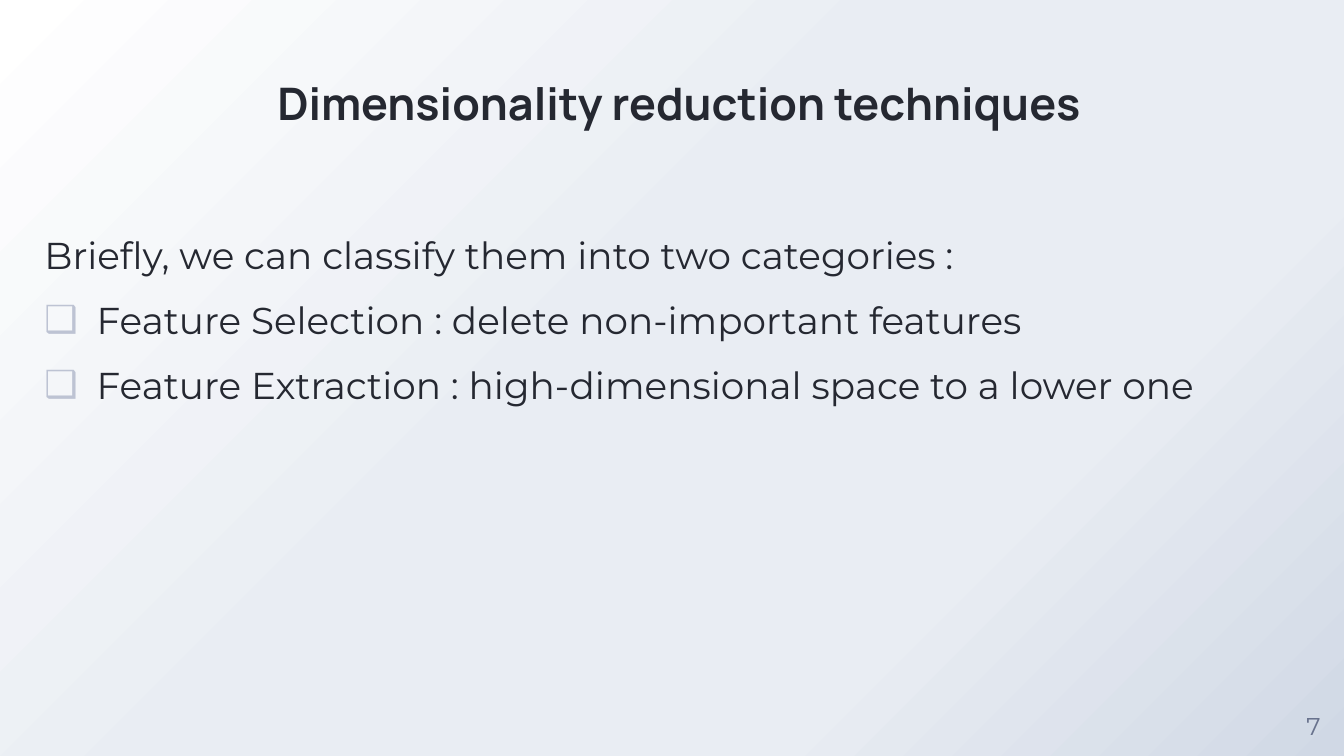
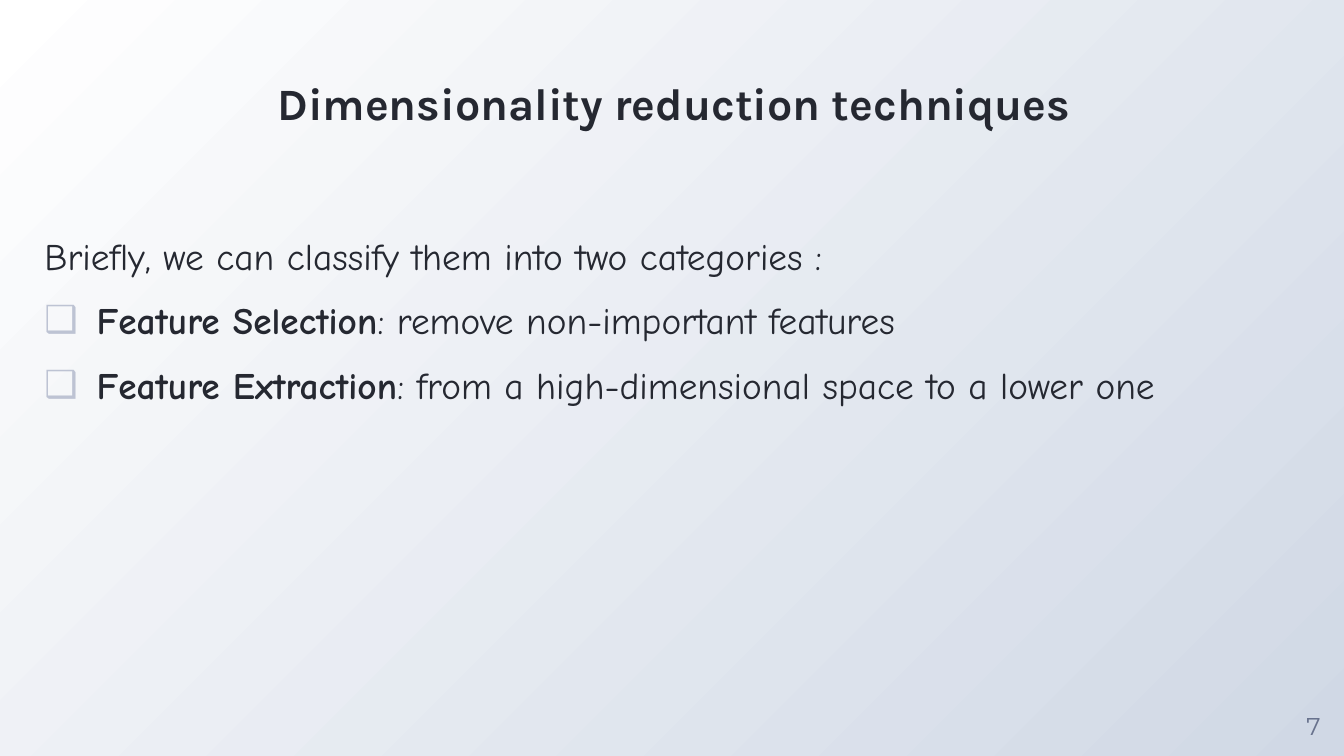
Before and after one commit to whalit/SFML-Project, a slide deck: slide 7 of PPT presentation.pptx. Drawn at 1344x756 pixels with LibreOffice and Linux fonts; fonts in the diff are those of the drawing; background and template pictures are left out. Boxes give left, top, right and bottom in pixels: in the first picture for what was removed or moved away, otherwise in the second. Text is boxed around its words. In the diff, an @@ line names an element or a change of style, - is before the commit and + after.

```diff
--- a/PPT presentation.pptx
+++ b/PPT presentation.pptx
@@ background gradient #FFFFFF to #E9EDF3 to #D0D8E5 to gradient #D0D8E5 to #FFFFFF @@
@@ text "Dimensionality reduction techniques" at (277,88,1070,131): font Manrope to Karla @@
@@ text at (44,244,803,278): font Montserrat to Comic Neue in "Briefly, we can classify them into two ..." @@
@@ text at (97,308,1155,407): text changed; font Montserrat to Comic Neue @@
-❑ Feature Selection : delete non-important features
-❑ Feature Extraction : high-dimensional space to a lower one
+❑ Feature Selection: remove non-important features
+❑ Feature Extraction: from a high-dimensional space to a lower one
```
Also in this commit, not shown: 21 other slides changed.
